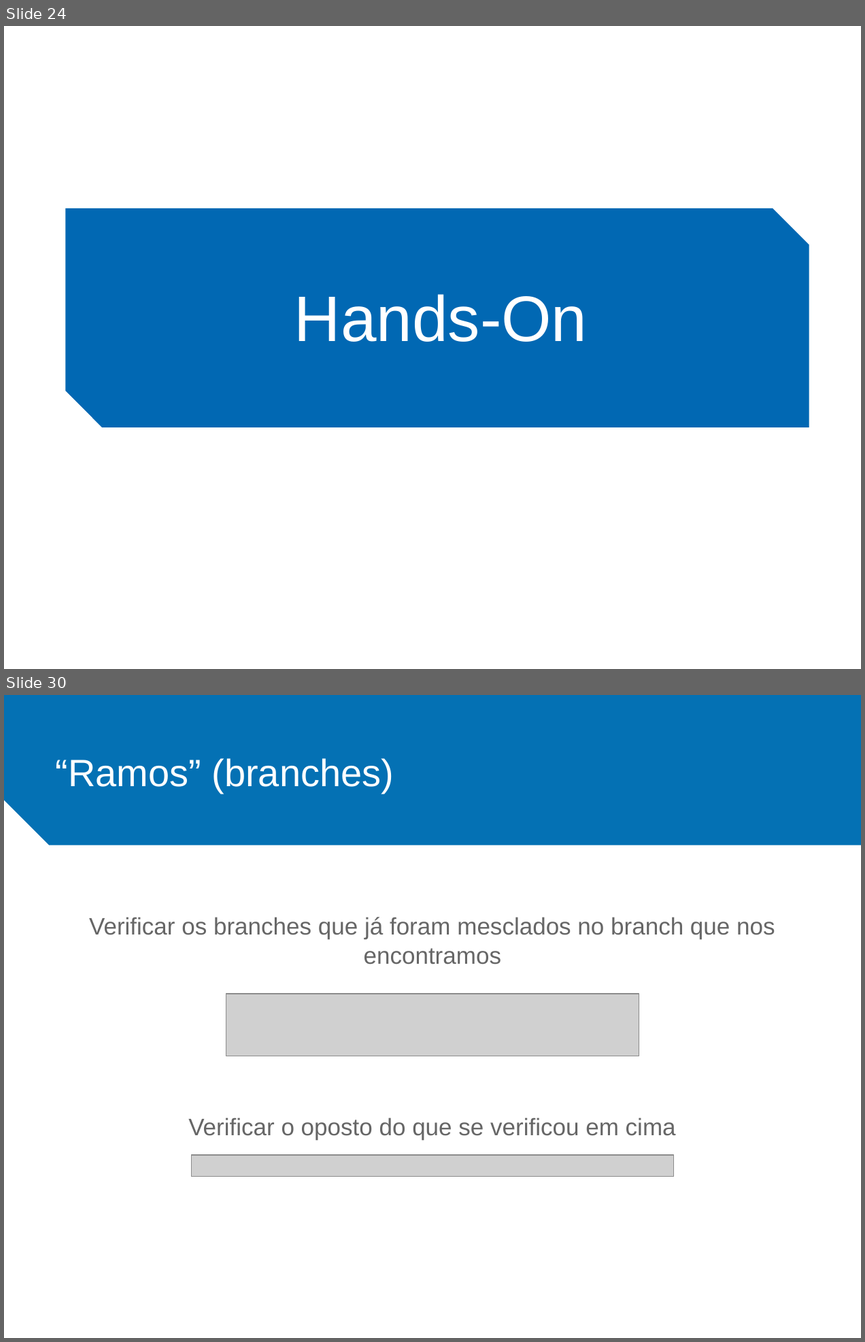
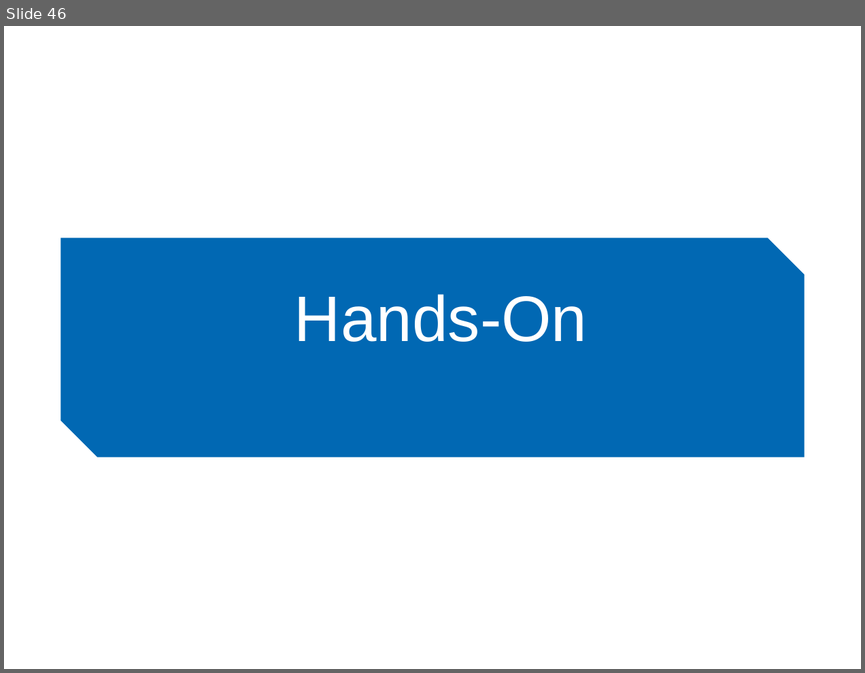
Before and after one commit to ieeeupsb/workshop-git, a slide deck: ppt/Workshop Git.pptx. Shown one above the other, each under a label of ours: slides 24 and 30 before the commit, slide 46 after it; the slides between them are not shown. The pictures are 865x1342 and 865x673 pixels, drawn with LibreOffice and Linux fonts; fonts in the diff are those of the drawing; grey boxes stand for pictures; background and template pictures are left out. Boxes give left, top, right and bottom in pixels: in the first picture for what was removed or moved away, otherwise in the second. Text is boxed around its words. In the diff, an @@ line names an element or a change of style, - is before the commit and + after.

```diff
--- a/ppt/Workshop Git.pptx
+++ b/ppt/Workshop Git.pptx
@@ slide 30 removed at (4,695,861,1338), background #FFFFFF @@
@@ snip rect removed at (4,695,861,845) @@
@@ rectangle removed at (47,736,205,808) @@
@@ text removed at (55,760,311,935) @@
-“Ramos” (branches)
@@ text removed at (56,760,190,787) @@
-<TÍTULO>
-<SUBTÍTULO>
@@ text removed at (89,917,774,1139) @@
-Verificar os branches que já foram mesclados no branch que nos encontramos
-Verificar o oposto do que se verificou em cima
@@ picture removed at (226,993,639,1055) @@
@@ picture removed at (192,1155,674,1176) @@
@@ what was slide 24 is now slide 46 @@
@@ slide 46 changed as well @@
@@ text removed at (47,214,818,403) @@
-<TÍTULO>
@@ snip diag rect: place and size @@
-snip diag rect at (66,208,809,428)
+snip diag rect at (60,237,804,457)
```
Also in this commit, not shown: 19 other slides changed, 33 slides added, 17 other slides removed, 9 other files.
